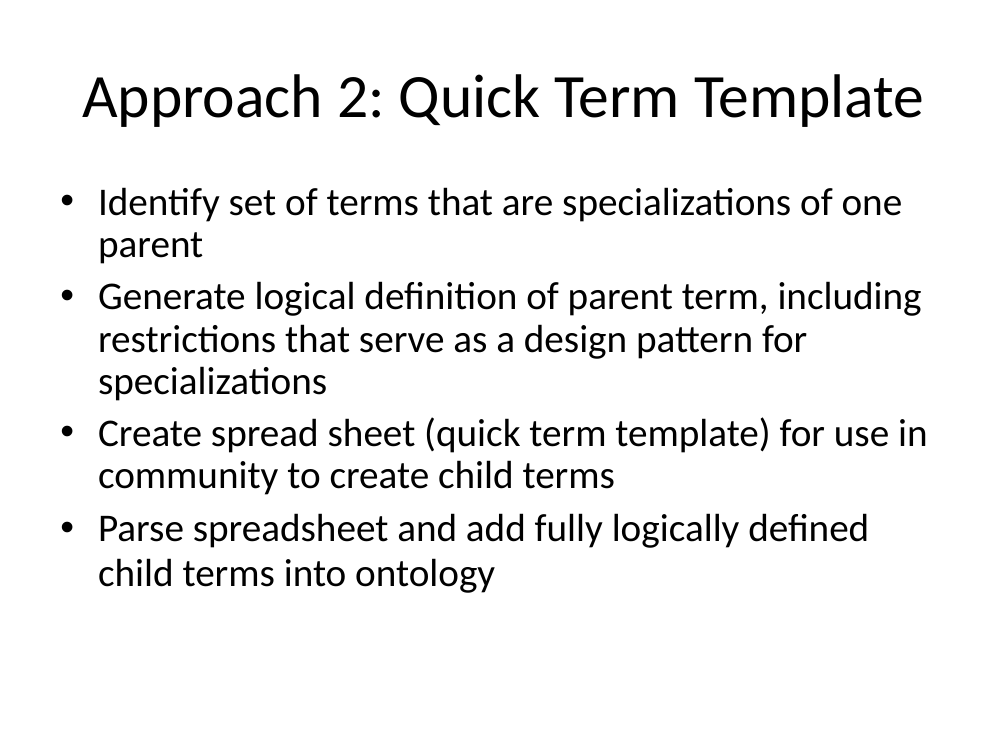
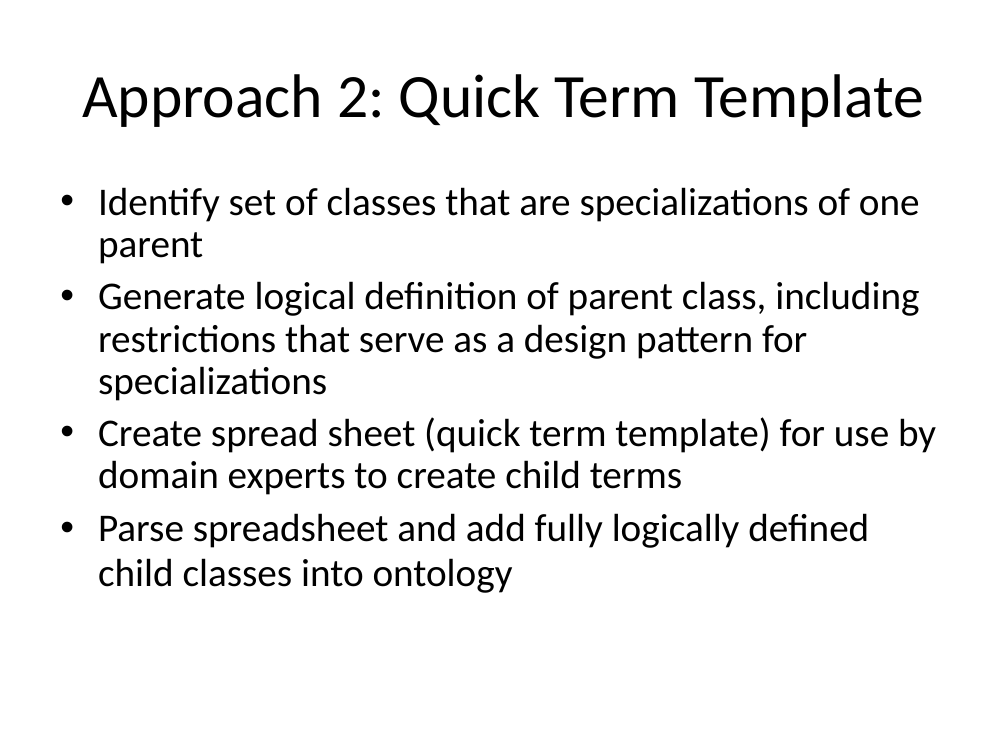
Before and after one commit to jamesaoverton/obi-backup, a slide deck: slide 5 of docs/papers/QuickTerms_ICBO2009/QuickTerm-Template-ICBO presentation.ppt. Drawn at 1008x756 pixels with LibreOffice and Linux fonts; fonts in the diff are those of the drawing. Boxes give left, top, right and bottom in pixels: in the first picture for what was removed or moved away, otherwise in the second. Text is boxed around its words. In the diff, an @@ line names an element or a change of style, - is before the commit and + after.

```diff
--- a/docs/papers/QuickTerms_ICBO2009/QuickTerm-Template-ICBO presentation.ppt
+++ b/docs/papers/QuickTerms_ICBO2009/QuickTerm-Template-ICBO presentation.ppt
@@ text at [98, 187, 936, 593]: text changed @@
-• Identify set of terms that are specializations of one parent
-• Generate logical definition of parent term, including restrictions that serve as a design pattern for specializations
-• Create spread sheet (quick term template) for use in community to create child terms
-• Parse spreadsheet and add fully logically defined child terms into ontology
+• Identify set of classes that are specializations of one parent
+• Generate logical definition of parent class, including restrictions that serve as a design pattern for specializations
+• Create spread sheet (quick term template) for use by domain experts to create child terms
+• Parse spreadsheet and add fully logically defined child classes into ontology
```
Also in this commit, not shown: 3 other slides changed.
